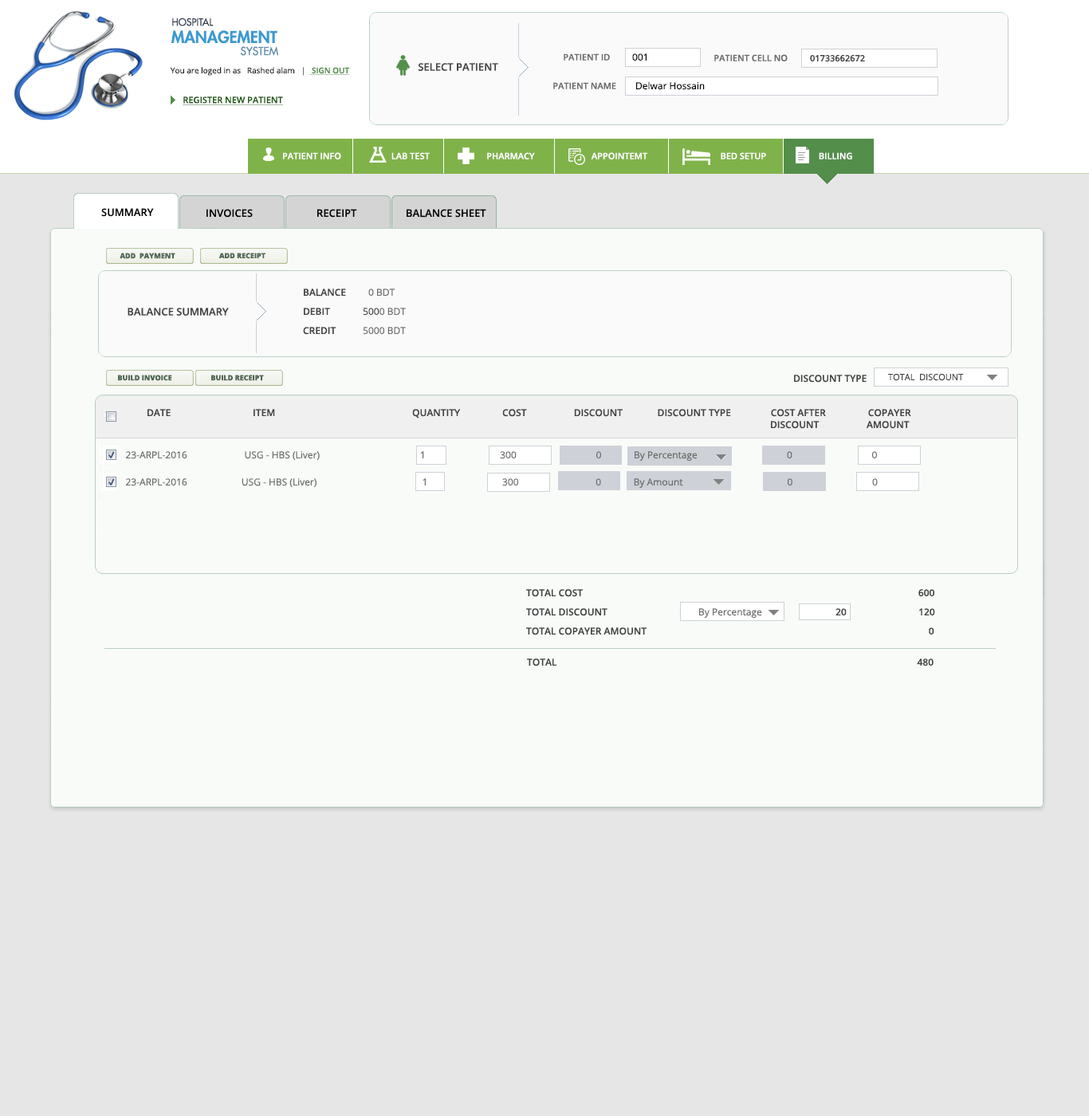
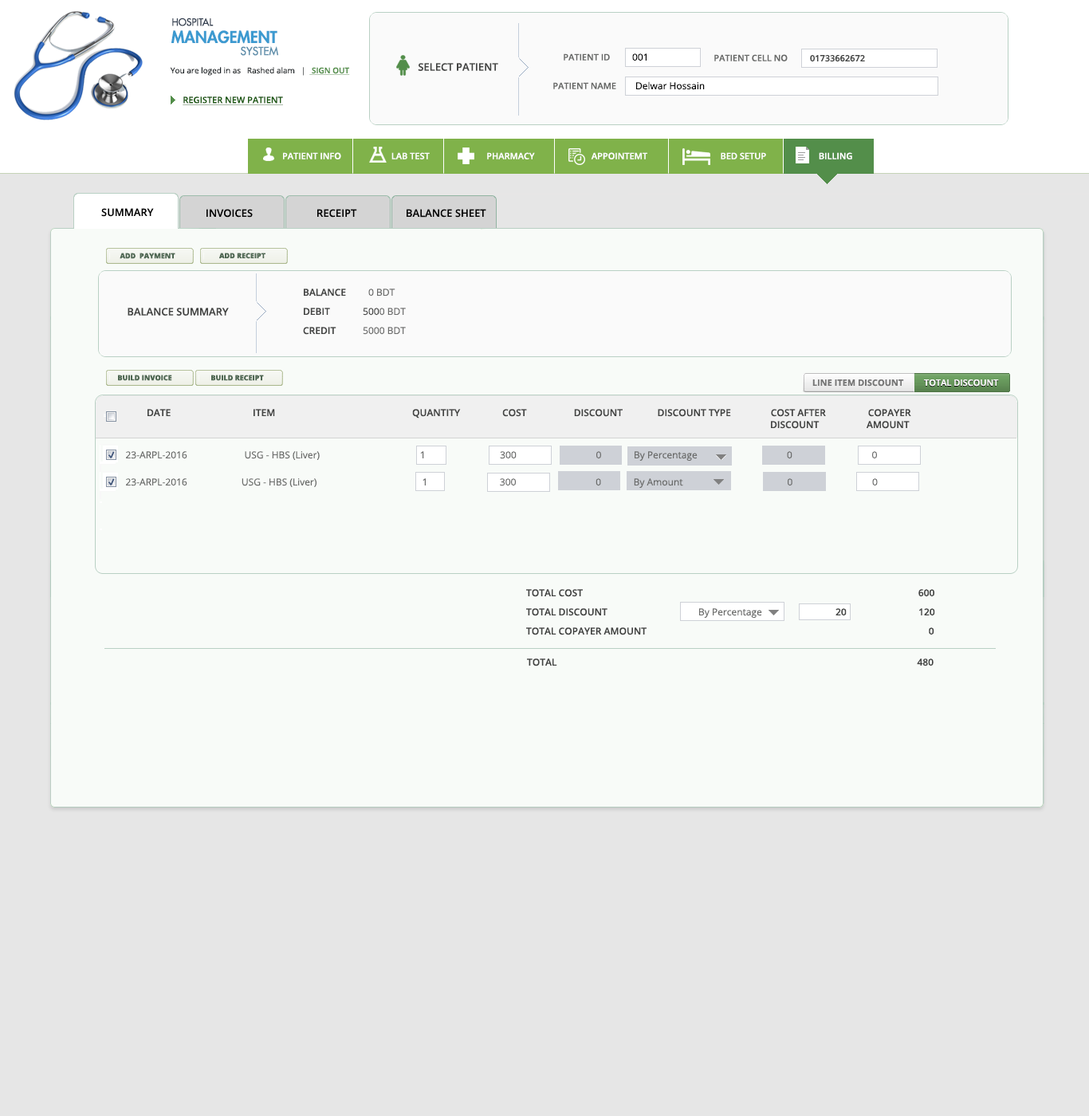
Revision of a layered w=1089, h=1116 image; what changed, layer by layer:
painted on "23-ARPL-2016 USG - HBS (Liver)" (1st of 2, in "item" › "BILLING ITEM" › "INPUT FILED LINE ITEM 1") over [499, 478, 519, 487]
added layer "LINE ITEM DISCOUNT TOTAL DISCOUNT" in group "BILLING ITEM" over [812, 379, 999, 387]
moved "TOTAL DISCOUNT" above "Layer 140", painted on it over [888, 373, 999, 388]
removed layer "Layer 16 copy 16" from group "BILLING ITEM" over [873, 367, 1009, 387]
renamed "Layer 133 copy 2" to "Layer 140", painted on it over [802, 373, 1011, 393]
hid "DISCOUNT TYPE" over [794, 374, 867, 383]
